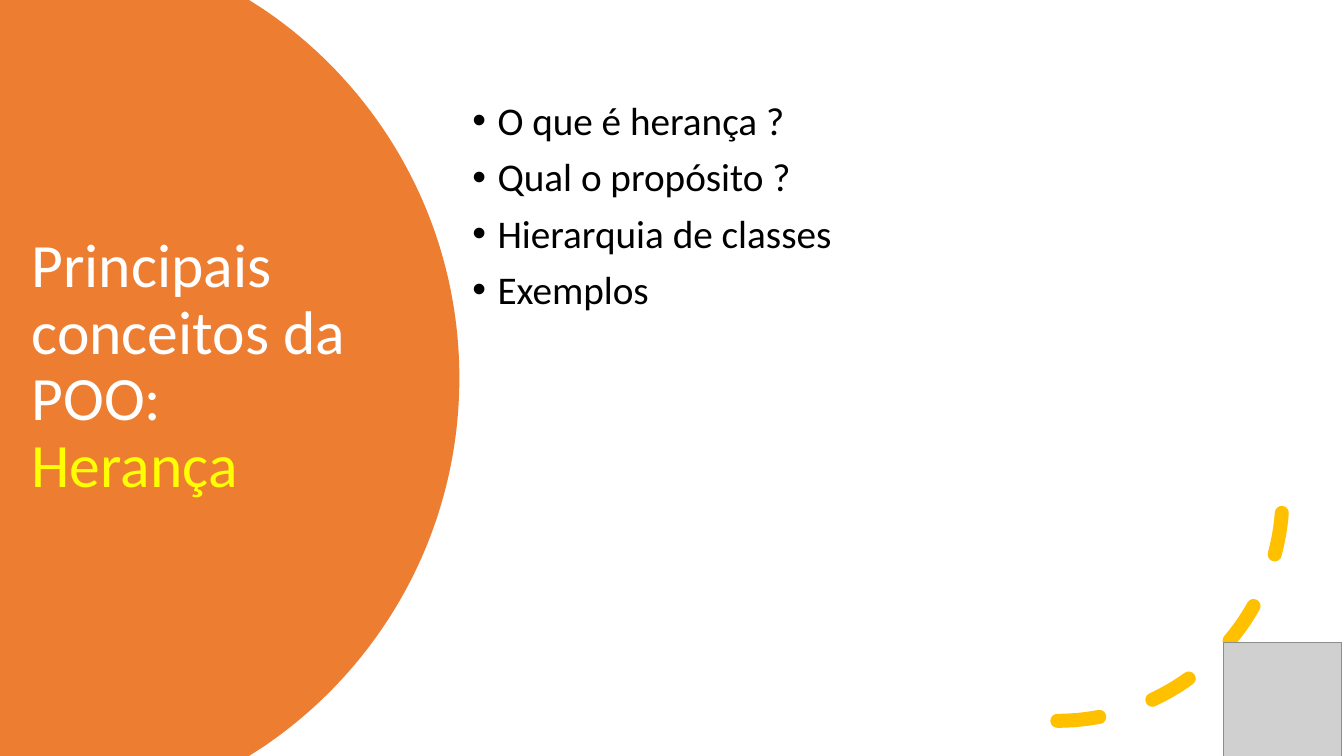
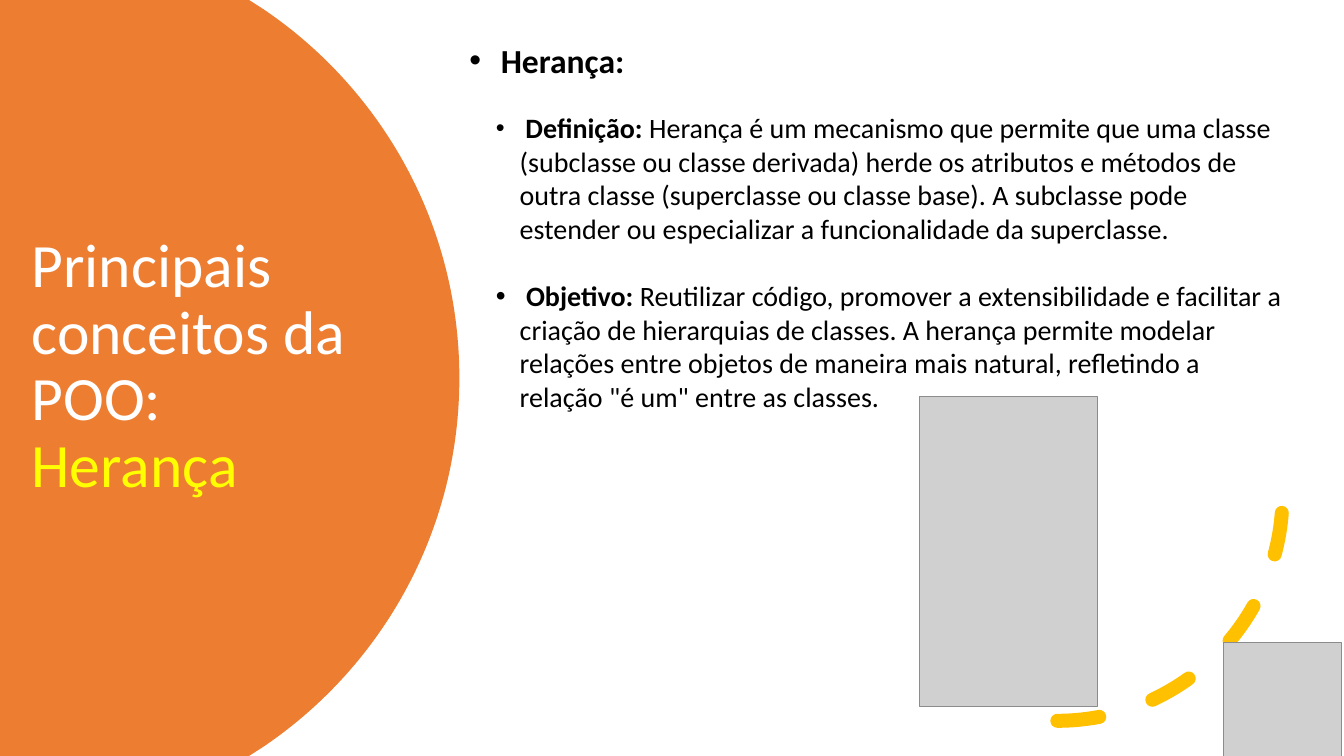
Before and after one commit to aclaytonbr/cursos, a slide deck: slide 5 of POO/Aula_1.pptx. Drawn at 1344x756 pixels with LibreOffice and Linux fonts; fonts in the diff are those of the drawing; grey boxes stand for pictures. Boxes give left, top, right and bottom in pixels: in the first picture for what was removed or moved away, otherwise in the second. Text is boxed around its words. In the diff, an @@ line names an element or a change of style, - is before the commit and + after.

```diff
--- a/POO/Aula_1.pptx
+++ b/POO/Aula_1.pptx
@@ text added at (501,51,1281,412), 20 pt, text #000000 @@
+• Herança:
+  • Definição: Herança é um mecanismo que permite que uma classe (subclasse ou classe derivada) herde os atributos e métodos de outra classe (superclasse ou classe base). A subclasse pode estender ou especializar a funcionalidade da superclasse.
+  • Objetivo: Reutilizar código, promover a extensibilidade e facilitar a criação de hierarquias de classes. A herança permite modelar relações entre objetos de maneira mais natural, refletindo a relação "é um" entre as classes.
@@ text removed at (498,107,832,311) @@
-• O que é herança ?
-• Qual o propósito ?
-• Hierarquia de classes
-• Exemplos
@@ picture added at (920,397,1097,707) @@
```
Also in this commit, not shown: 5 other slides changed, 2 slides added, 28 other files.
